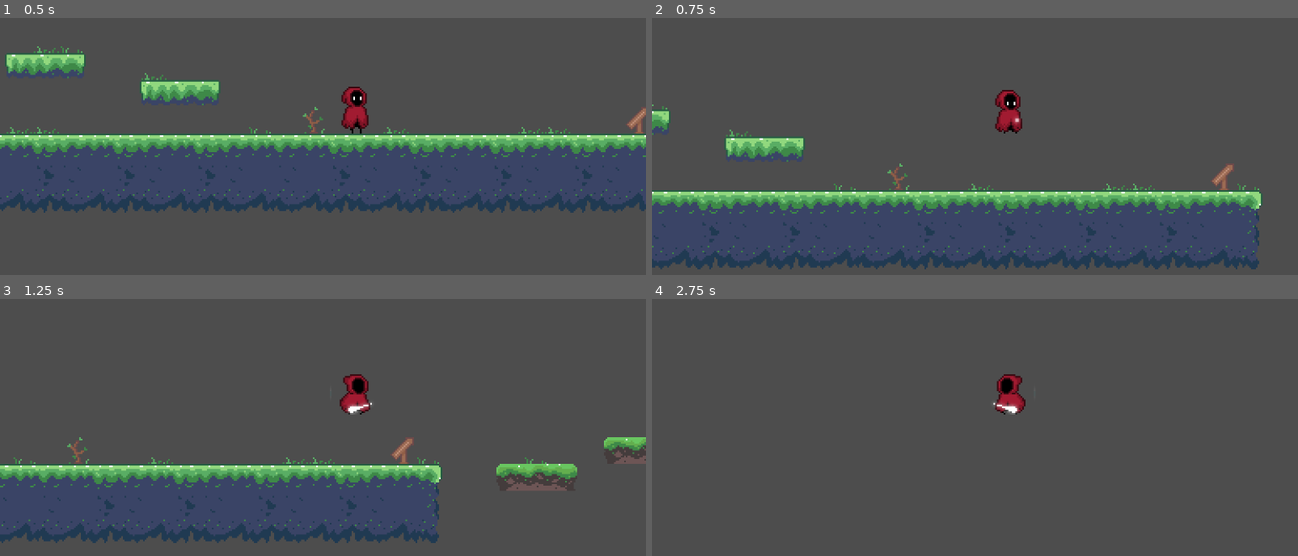
Above: before the commit, frames 1-4 (two rows, left to right).
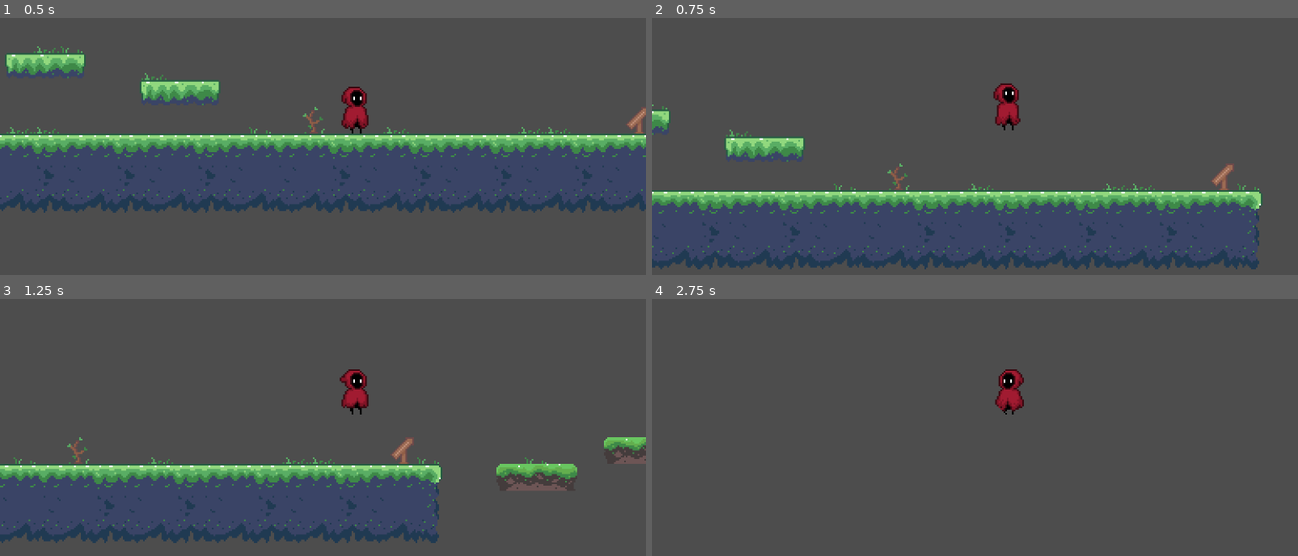
Above: after the commit, the same moments.

Repository: dieguga07/GodotTemplate
Game: Godot game, scene res://Scenes/game.tscn
The game is run twice, just before and just after one commit, with the same random seed, the same clock (stepped at 60 frames per second) and the same inputs.
Inputs:
- Up to frame 1 (0.5 s): no input
- Up to frame 2 (0.75 s): tap Enter (ui_accept) at 0.5 s; hold Right (ui_right) from 0.53 s (still down); tap F (attack) at 0.6 s
- Up to frame 3 (1.25 s): keep holding Right (ui_right); tap Enter (ui_accept) at 0.77, 0.8, 1.07 s
- Up to frame 4 (2.75 s): tap Enter (ui_accept) at 1.35, 1.52, 1.82, 2.3 s; tap F (attack) at 1.55, 2.1 s; release Right (ui_right) at 2.03 s; hold Left (ui_left) from 2.03 s (still down)

Frame 1 is identical in both runs. In frame 2, 0.6% of the frame differs, in the area x 52-58%, y 25-45%; in frame 3, 0.5%; in frame 4, 0.5%.

Commit message:
State-machine idle run attack and jump add

Diff:
--- a/Scenes/player.tscn
+++ b/Scenes/player.tscn
@@ -464,7 +464,7 @@
 
 [sub_resource type="Animation" id="Animation_wifk1"]
 resource_name = "jump"
-loop_mode = 1
+length = 0.7
 tracks/0/type = "value"
 tracks/0/imported = false
 tracks/0/enabled = true
@@ -484,7 +484,7 @@
 tracks/1/interp = 1
 tracks/1/loop_wrap = true
 tracks/1/keys = {
-"times": PackedFloat32Array(0, 0.133333, 0.266667, 0.366667, 0.466667, 0.6, 0.733333, 0.866667),
+"times": PackedFloat32Array(0, 0.1, 0.2, 0.3, 0.4, 0.5, 0.566667, 0.666667),
 "transitions": PackedFloat32Array(1, 1, 1, 1, 1, 1, 1, 1),
 "update": 1,
 "values": [0, 1, 2, 3, 4, 5, 6, 7]
@@ -585,66 +585,51 @@
 "walk": SubResource("Animation_c7a3k")
 }
 
-[sub_resource type="AnimationNodeAnimation" id="AnimationNodeAnimation_ybpj7"]
+[sub_resource type="AnimationNodeAnimation" id="AnimationNodeAnimation_ku6t2"]
 animation = &"attack"
 
-[sub_resource type="AnimationNodeBlendSpace1D" id="AnimationNodeBlendSpace1D_sbnr6"]
-blend_point_0/node = SubResource("AnimationNodeAnimation_ybpj7")
-blend_point_0/pos = 0.0
-
-[sub_resource type="AnimationNodeAnimation" id="AnimationNodeAnimation_brhxd"]
+[sub_resource type="AnimationNodeAnimation" id="AnimationNodeAnimation_mr28a"]
+animation = &"idle"
+
+[sub_resource type="AnimationNodeAnimation" id="AnimationNodeAnimation_gwbid"]
 animation = &"jump"
 
-[sub_resource type="AnimationNodeBlendSpace1D" id="AnimationNodeBlendSpace1D_ndj86"]
-blend_point_0/node = SubResource("AnimationNodeAnimation_brhxd")
-blend_point_0/pos = 0.0
-
-[sub_resource type="AnimationNodeAnimation" id="AnimationNodeAnimation_30mp8"]
-animation = &"idle"
-
-[sub_resource type="AnimationNodeAnimation" id="AnimationNodeAnimation_mvlup"]
-animation = &"run"
-
-[sub_resource type="AnimationNodeAnimation" id="AnimationNodeAnimation_6lmkg"]
-animation = &"run"
-
-[sub_resource type="AnimationNodeBlendSpace1D" id="AnimationNodeBlendSpace1D_6vfdb"]
-blend_point_0/node = SubResource("AnimationNodeAnimation_30mp8")
-blend_point_0/pos = 0.0
-blend_point_1/node = SubResource("AnimationNodeAnimation_mvlup")
-blend_point_1/pos = -1.0
-blend_point_2/node = SubResource("AnimationNodeAnimation_6lmkg")
-blend_point_2/pos = 1.0
-blend_mode = 1
-
-[sub_resource type="AnimationNodeStateMachineTransition" id="AnimationNodeStateMachineTransition_kxwng"]
+[sub_resource type="AnimationNodeAnimation" id="AnimationNodeAnimation_3qm4s"]
+animation = &"walk"
+
+[sub_resource type="AnimationNodeStateMachineTransition" id="AnimationNodeStateMachineTransition_8ykaa"]
 advance_mode = 2
 
-[sub_resource type="AnimationNodeStateMachineTransition" id="AnimationNodeStateMachineTransition_uobmd"]
-advance_mode = 0
-advance_condition = &"is_jumping"
-
-[sub_resource type="AnimationNodeStateMachineTransition" id="AnimationNodeStateMachineTransition_mrauy"]
-advance_mode = 0
-advance_condition = &"move"
-
-[sub_resource type="AnimationNodeStateMachineTransition" id="AnimationNodeStateMachineTransition_tvdoj"]
-
-[sub_resource type="AnimationNodeStateMachineTransition" id="AnimationNodeStateMachineTransition_sd38k"]
+[sub_resource type="AnimationNodeStateMachineTransition" id="AnimationNodeStateMachineTransition_1wyvy"]
+
+[sub_resource type="AnimationNodeStateMachineTransition" id="AnimationNodeStateMachineTransition_khbmr"]
+break_loop_at_end = true
+
+[sub_resource type="AnimationNodeStateMachineTransition" id="AnimationNodeStateMachineTransition_2ykah"]
+
+[sub_resource type="AnimationNodeStateMachineTransition" id="AnimationNodeStateMachineTransition_kus8q"]
 switch_mode = 2
 advance_mode = 2
 
+[sub_resource type="AnimationNodeStateMachineTransition" id="AnimationNodeStateMachineTransition_8d747"]
+
+[sub_resource type="AnimationNodeStateMachineTransition" id="AnimationNodeStateMachineTransition_28daf"]
+switch_mode = 2
+advance_mode = 2
+
 [sub_resource type="AnimationNodeStateMachine" id="AnimationNodeStateMachine_rp18h"]
-states/Attack/node = SubResource("AnimationNodeBlendSpace1D_sbnr6")
-states/Attack/position = Vector2(312, 133.146)
-states/End/position = Vector2(1134, 221)
-states/Jump/node = SubResource("AnimationNodeBlendSpace1D_ndj86")
-states/Jump/position = Vector2(498, 236)
-states/Move/node = SubResource("AnimationNodeBlendSpace1D_6vfdb")
-states/Move/position = Vector2(312, 236)
-states/Start/position = Vector2(121, 236)
-transitions = ["Start", "Move", SubResource("AnimationNodeStateMachineTransition_kxwng"), "Move", "Jump", SubResource("AnimationNodeStateMachineTransition_uobmd"), "Jump", "Move", SubResource("AnimationNodeStateMachineTransition_mrauy"), "Move", "Attack", SubResource("AnimationNodeStateMachineTransition_tvdoj"), "Attack", "Move", SubResource("AnimationNodeStateMachineTransition_sd38k")]
-graph_offset = Vector2(-99, 86.146)
+states/End/position = Vector2(789, 236)
+states/Start/position = Vector2(268, 337)
+states/attack/node = SubResource("AnimationNodeAnimation_ku6t2")
+states/attack/position = Vector2(555, 236)
+states/idle/node = SubResource("AnimationNodeAnimation_mr28a")
+states/idle/position = Vector2(268, 236)
+states/jump/node = SubResource("AnimationNodeAnimation_gwbid")
+states/jump/position = Vector2(35, 236)
+states/walk/node = SubResource("AnimationNodeAnimation_3qm4s")
+states/walk/position = Vector2(268, 116.146)
+transitions = ["Start", "idle", SubResource("AnimationNodeStateMachineTransition_8ykaa"), "idle", "walk", SubResource("AnimationNodeStateMachineTransition_1wyvy"), "walk", "idle", SubResource("AnimationNodeStateMachineTransition_khbmr"), "idle", "attack", SubResource("AnimationNodeStateMachineTransition_2ykah"), "attack", "idle", SubResource("AnimationNodeStateMachineTransition_kus8q"), "idle", "jump", SubResource("AnimationNodeStateMachineTransition_8d747"), "jump", "idle", SubResource("AnimationNodeStateMachineTransition_28daf")]
+graph_offset = Vector2(-180, 46.146)
 
 [node name="Player" type="CharacterBody2D"]
 position = Vector2(0, -1)
@@ -669,8 +654,3 @@
 [node name="Player_State_Machine" type="AnimationTree" parent="."]
 tree_root = SubResource("AnimationNodeStateMachine_rp18h")
 anim_player = NodePath("../Player_Animations")
-parameters/conditions/is_jumping = true
-parameters/conditions/move = false
-parameters/Attack/blend_position = 0
-parameters/Jump/blend_position = 0
-parameters/Move/blend_position = 0
--- a/Scripts/player.gd
+++ b/Scripts/player.gd
@@ -1,40 +1,33 @@
 extends CharacterBody2D
-
 
 const SPEED = 200.0
 const JUMP_VELOCITY = -250.0
 
 @onready var state_machine = $Player_State_Machine["parameters/playback"]
 
-func _ready():
-	pass
-	#state_machine.active = true
-
-func _process(delta):
-	pass
 
 func _physics_process(delta: float) -> void:
-	# Add the gravity.
+
 	if not is_on_floor():
 		velocity += get_gravity() * delta
 
-
-	# Handle jump.
+	# Manejar salto.
 	if Input.is_action_just_pressed("ui_accept") and is_on_floor():
 		velocity.y = JUMP_VELOCITY
+		state_machine.travel("jump")
 
+	# Manejar ataque.
 	if Input.is_action_just_pressed("attack"):
-		print("swing")
-		state_machine.travel("Attack")
-		#state_machine["parameters/conditions/swing"] = true
+		state_machine.travel("attack")
 
-	# Get the input direction and handle the movement/deceleration.
-	# As good practice, you should replace UI actions with custom gameplay actions.
+	# Obtener la dirección de entrada y manejar el movimiento.
 	var direction := Input.get_axis("ui_left", "ui_right")
 	if direction != 0:
-	   # Rote el sprite según la dirección
+		# Rote el sprite según la dirección
 		$Player_Sprite.flip_h = direction < 0
 		velocity.x = direction * SPEED
+		state_machine.travel("walk")  # Cambiar a caminar
 	else:
 		velocity.x = move_toward(velocity.x, 0, SPEED)
+
 	move_and_slide()
Not shown: 1 places in Scenes/player.tscn that only renumber resources
